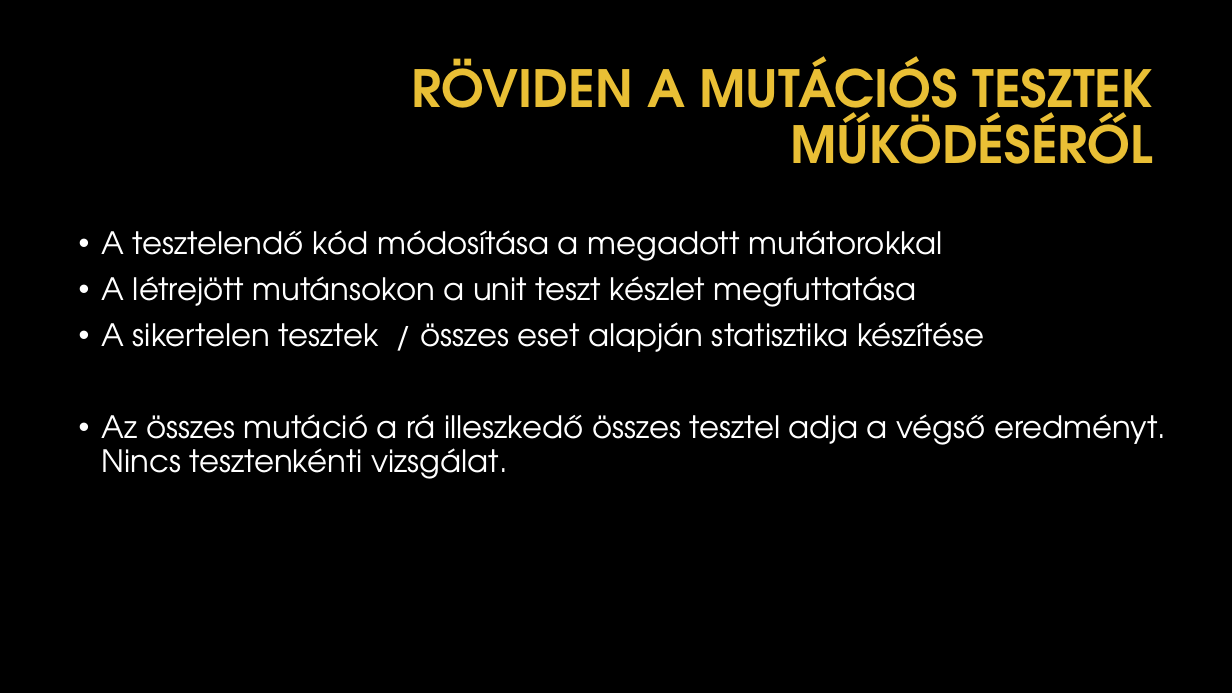
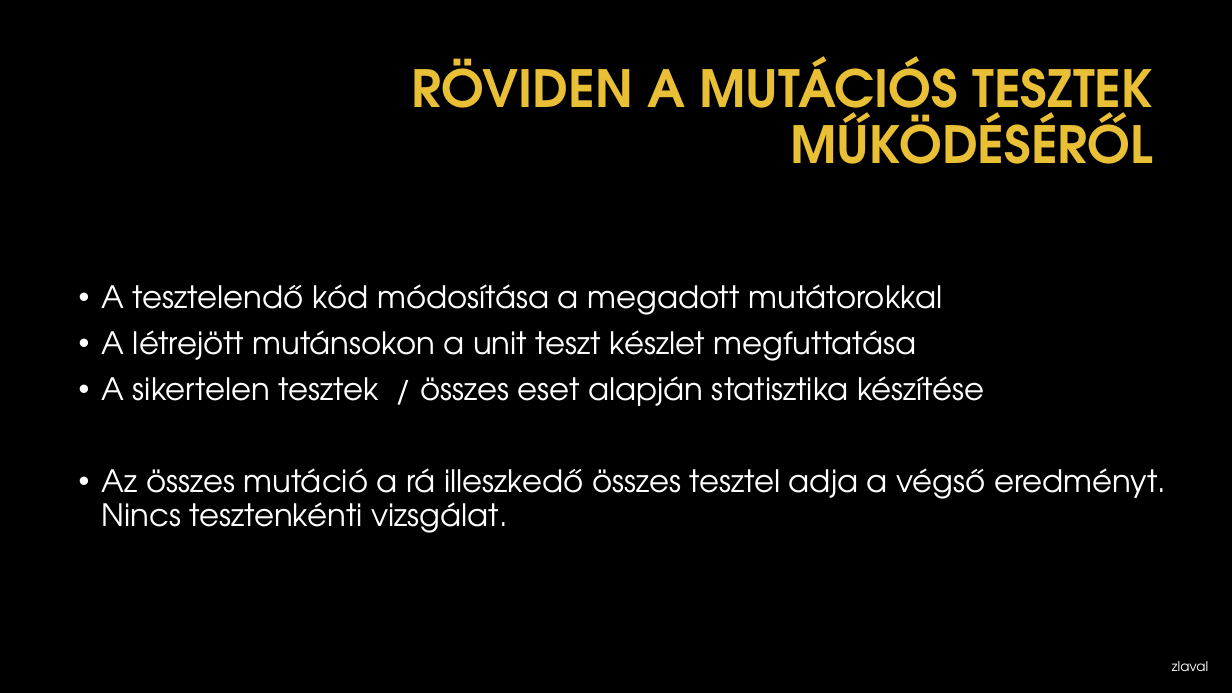
Before and after one commit to zlaval/mutation-test-presentation, a slide deck: slide 5 of doc/presentation-mutation.pptx. Drawn at 1232x693 pixels with LibreOffice and Linux fonts; fonts in the diff are those of the drawing; background and template pictures are left out. Boxes give left, top, right and bottom in pixels: in the first picture for what was removed or moved away, otherwise in the second. Text is boxed around its words. In the diff, an @@ line names an element or a change of style, - is before the commit and + after.

```diff
--- a/doc/presentation-mutation.pptx
+++ b/doc/presentation-mutation.pptx
@@ text "A tesztelendő kód módosítása a ...": place and size @@
-text "A tesztelendő kód módosítása a ..." at (102,230,1166,479)
+text "A tesztelendő kód módosítása a ..." at (102,284,1166,533)
@@ text added at (1172,661,1208,671), 10.5 pt, text #FFFFFF @@
+zlaval
```
Also in this commit, not shown: 8 other slides changed, 2 slides added, 1 slide removed.
